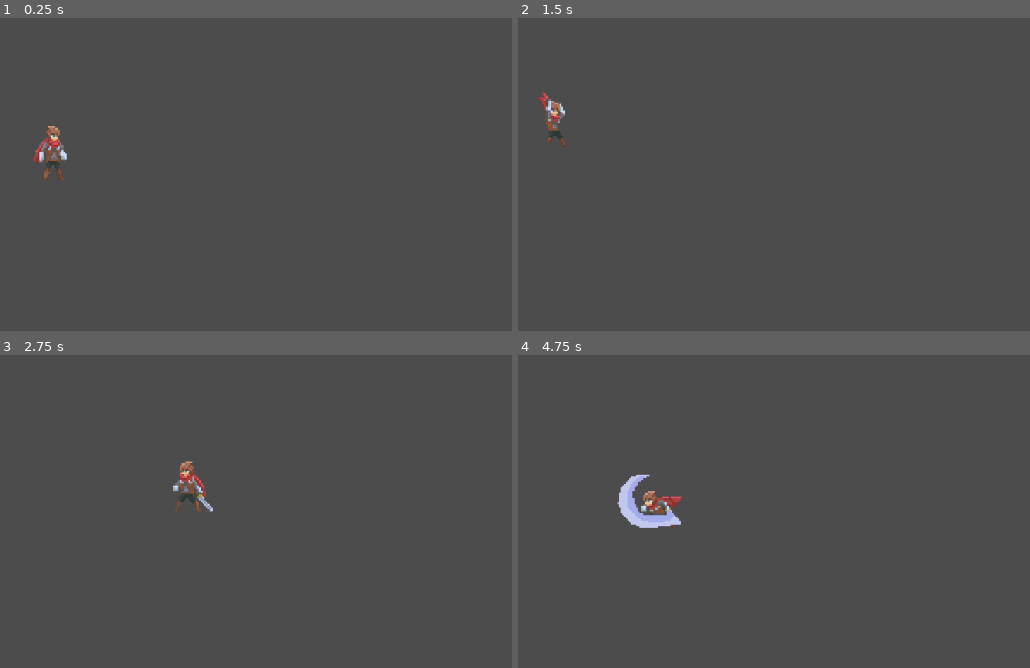
Above: before the commit, frames 1-4 (two rows, left to right).
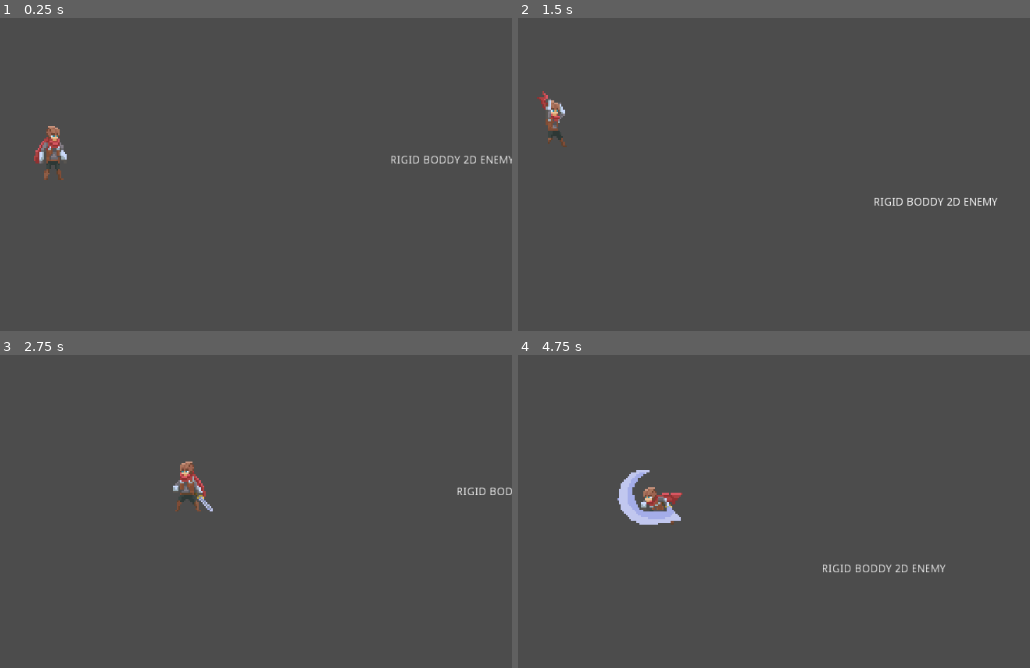
Above: after the commit, the same moments.

Repository: VicentGJ/ProyectoIP
Game: Godot game, scene res://scenes/world.tscn
The game is run twice, just before and just after one commit, with the same random seed, the same clock (stepped at 60 frames per second) and the same inputs. Before the commit the project starts from res://scenes/player.tscn.
Inputs (mouse positions are in pixels of both pictures, inside the frame that each line leads up to):
- Up to frame 1 (0.25 s): no input
- Up to frame 2 (1.5 s): move the mouse to (804, 121) at 0.52 s; hold Right (ui_right) from 0.53 s (still down); click (804, 121) at 0.6 s; tap Space (jump) at 0.77 s; tap Ctrl (slide) at 0.8, 1.35 s; move the mouse to (outside the picture) at 1.27 s
- Up to frame 3 (2.75 s): tap Space (jump) at 1.52 s; click (outside the picture) at 1.55 s; move the mouse to (194, 376) at 2.02 s; release Right (ui_right) at 2.03 s; hold Left (ui_left) from 2.03 s (still down); click (194, 376) at 2.1 s; tap Ctrl (slide) at 2.3 s
- Up to frame 4 (4.75 s): move the mouse to (589, 574) at 2.77 s; release Left (ui_left) at 2.78 s; hold Right (ui_right) 2.78-4.28 s; tap Ctrl (slide) at 2.85, 3.8, 4.35 s; tap Space (jump) at 3.02, 3.77, 4.52 s; click (589, 574) at 3.05 s; move the mouse to (871, 552) at 3.52 s; click (871, 552) at 3.6 s; move the mouse to (outside the picture) at 4.27 s; hold Left (ui_left) from 4.28 s (still down); click (outside the picture) at 4.55 s

The runs differ from the first frame. In frame 1, 0.4% of the frame differs, in the area x 7-100%, y 35-51%; in frame 2, 0.4%; in frame 3, 0.2%; in frame 4, 1.2%, in the area x 19-84%, y 36-70%.

Commit message:
separe el player como escena a parte para que los demas puedan trabajar con el
también el nodo donde están las colisiones y el "enemigo"
y la escena world donde están instanciados los dos

añadí funciones para el hurt y para el die, pero no están implementadas todavía

Diff:
--- a/project.godot
+++ b/project.godot
@@ -11,7 +11,7 @@
 [application]
 
 config/name="Ggj"
-run/main_scene="res://scenes/player.tscn"
+run/main_scene="res://scenes/world.tscn"
 config/icon="res://icon.png"
 
 [input]
--- a/scenes/Node2D.tscn
+++ /dev/null
@@ -1,91 +0,0 @@
-[gd_scene load_steps=9 format=2]
-
-[sub_resource type="RectangleShape2D" id=1]
-extents = Vector2( 1187.5, 18.5 )
-
-[sub_resource type="RectangleShape2D" id=2]
-extents = Vector2( 87, 33.75 )
-
-[sub_resource type="RectangleShape2D" id=3]
-extents = Vector2( 86.5, 17.5 )
-
-[sub_resource type="RectangleShape2D" id=4]
-extents = Vector2( 88, 20 )
-
-[sub_resource type="RectangleShape2D" id=8]
-extents = Vector2( 37.5, 165.25 )
-
-[sub_resource type="RectangleShape2D" id=6]
-extents = Vector2( 89.75, 13.5 )
-
-[sub_resource type="CapsuleShape2D" id=9]
-radius = 61.0
-height = 0.0
-
-[sub_resource type="RectangleShape2D" id=10]
-extents = Vector2( 134.5, 15 )
-
-[node name="Node2D" type="Node2D"]
-
-[node name="StaticBody2D" type="StaticBody2D" parent="."]
-collision_layer = 3
-collision_mask = 3
-
-[node name="CollisionShape2D" type="CollisionShape2D" parent="StaticBody2D"]
-position = Vector2( 543.5, 519 )
-shape = SubResource( 1 )
-
-[node name="StaticBody2D2" type="StaticBody2D" parent="."]
-collision_layer = 3
-collision_mask = 3
-
-[node name="CollisionShape2D" type="CollisionShape2D" parent="StaticBody2D2"]
-position = Vector2( 105, 466.75 )
-shape = SubResource( 2 )
-
-[node name="StaticBody2D3" type="StaticBody2D" parent="."]
-collision_layer = 3
-collision_mask = 3
-
-[node name="CollisionShape2D" type="CollisionShape2D" parent="StaticBody2D3"]
-position = Vector2( 357, 395 )
-shape = SubResource( 3 )
-
-[node name="StaticBody2D4" type="StaticBody2D" parent="."]
-collision_layer = 3
-collision_mask = 3
-
-[node name="CollisionShape2D" type="CollisionShape2D" parent="StaticBody2D4"]
-position = Vector2( 494, 328 )
-shape = SubResource( 4 )
-
-[node name="StaticBody2D5" type="StaticBody2D" parent="."]
-collision_layer = 3
-collision_mask = 3
-
-[node name="CollisionShape2D" type="CollisionShape2D" parent="StaticBody2D5"]
-position = Vector2( 963, 336.25 )
-shape = SubResource( 8 )
-
-[node name="StaticBody2D6" type="StaticBody2D" parent="."]
-collision_layer = 3
-collision_mask = 3
-
-[node name="CollisionShape2D" type="CollisionShape2D" parent="StaticBody2D6"]
-position = Vector2( 714.25, 338 )
-shape = SubResource( 6 )
-
-[node name="StaticBody2D7" type="RigidBody2D" parent="."]
-mode = 1
-
-[node name="CollisionShape2D" type="CollisionShape2D" parent="StaticBody2D7"]
-position = Vector2( 618, 476 )
-shape = SubResource( 9 )
-
-[node name="StaticBody2D8" type="StaticBody2D" parent="."]
-collision_layer = 3
-collision_mask = 3
-
-[node name="CollisionShape2D" type="CollisionShape2D" parent="StaticBody2D8"]
-position = Vector2( 869, 154 )
-shape = SubResource( 10 )
--- a/scenes/Player.gd
+++ b/scenes/Player.gd
@@ -4,8 +4,8 @@
 export (int) var jump_speed = -450
 export (int) var gravity = 900
 var velocity = Vector2()
+var state_machine
 var attack_counter = 1
-var state_machine
 var sliding = false
 var crouching = false
 var attacking = false
@@ -22,15 +22,16 @@
 	$Player_area.disabled = false                  #reactivar collision shape
 
 	speed = 200                                    #restaurar velocidad
+	gravity = 900
 
 	$Camera2D.set_v_offset(0)                         #restaurar camara en Y
 
 	set_collision_layer(1)                         #restaurar capa de collision del personaje
 	set_collision_mask(1)                          #restaurar mascara de collision del personaje
 
-#	$ray_to_climb.set_collision_mask(1)            #restaurar mascara de collision de los raycast
-#	$ray_to_climb_2.set_collision_mask(1)
-#	$ray_to_climb_3.set_collision_mask(1)
+	$ray_to_climb.set_collision_mask(1)            #restaurar mascara de collision de los raycast
+	$ray_to_climb_2.set_collision_mask(1)
+	$ray_to_climb_3.set_collision_mask(1)
 
 	if $Sprite.flip_h == false:                    #ajustar los raycast para el climb
 		$ray_to_climb.set_cast_to(Vector2(22,-33))
@@ -135,8 +136,9 @@
 	velocity.y = jump_speed
 	state_machine.travel("fall")
 func fall_animation():
-	state_machine.travel("fall")
-	falling = true
+	if not climbing:
+		state_machine.travel("fall")
+		falling = true
 func slide_animation():
 	if $slide_delay.get_time_left() == 0 and $attack_delay.get_time_left() == 0:
 		sliding = true
@@ -155,11 +157,19 @@
 	climbing = true
 	state_machine.travel("climb")
 	if not $Sprite.flip_h:
-		$Tween.interpolate_property(self,"position", position, Vector2(position.x+10, position.y-60), 0.3,Tween.TRANS_LINEAR)
+		$Tween.interpolate_property(self,"position", position, Vector2(position.x+10, position.y-60), 0.3)
 	elif $Sprite.flip_h:
 		$Tween.interpolate_property(self,"position", position, Vector2(position.x-10, position.y-60), 0.3,Tween.TRANS_LINEAR)
 	$Tween.start()
 	$Tween/Timer.start()
+
+func hurt_animation():
+#tween para cambiar el color del player a rojo con la transicion bouncy
+	pass
+func death_animation():
+	state_machine.travel("die")
+#	endgame and respawn to an especific location (tween can do it...or tweentoo ...i think)
+	pass
 
 func get_input():
 	velocity.x = 0
@@ -173,7 +183,7 @@
 	var slide = Input.is_action_just_pressed("slide")
 	var attack = Input.is_action_just_pressed("attack")
 
-	if not crouching and not sliding and not attacking and not looking_up:
+	if not crouching and not sliding and not attacking and not looking_up and not climbing:
 		restore_playerProperty()
 
 	if current_anim == "attack_1" or current_anim == "attack_2" or current_anim == "attack_3" or current_anim == "air_attack":
@@ -209,11 +219,10 @@
 				looking_up = true
 				if looking_up and $Camera2D/camera_timer.get_time_left() == 0 and $Camera2D.offset_v == 0:
 					$Camera2D/camera_timer.start()
-	elif  not sliding and not climbing and not $Tween.is_active():
+	elif  not sliding and not climbing:
 		fall_animation()
 		if falling and attack:
 			air_attack_animation()
-
 	if  not $ray_to_climb_3.is_colliding() and $ray_to_climb_2.is_colliding() and not $ray_to_climb.is_colliding() and (right or left) and not sliding:
 		climb_animation()
 
@@ -222,6 +231,7 @@
 	velocity.y += gravity * delta
 	velocity = move_and_slide(velocity, Vector2(0, -1))
 
+#------------------------------------------------------------conecctions
 func _on_sliding_timeout():
 	sliding = false
 	restore_playerProperty()
@@ -244,4 +254,4 @@
 		$Camera2D.offset_v = -0.5
 
 func _on_climb_timeout():
-	climbing= false
+	climbing = false
--- /dev/null
+++ b/scenes/area+enemy_testingNODE.tscn
@@ -0,0 +1,102 @@
+[gd_scene load_steps=9 format=2]
+
+[sub_resource type="RectangleShape2D" id=1]
+extents = Vector2( 1187.5, 18.5 )
+
+[sub_resource type="RectangleShape2D" id=2]
+extents = Vector2( 87, 33.75 )
+
+[sub_resource type="RectangleShape2D" id=3]
+extents = Vector2( 86.5, 17.5 )
+
+[sub_resource type="RectangleShape2D" id=4]
+extents = Vector2( 88, 20 )
+
+[sub_resource type="RectangleShape2D" id=8]
+extents = Vector2( 37.5, 165.25 )
+
+[sub_resource type="RectangleShape2D" id=6]
+extents = Vector2( 89.75, 13.5 )
+
+[sub_resource type="CapsuleShape2D" id=9]
+radius = 61.0
+height = 0.0
+
+[sub_resource type="RectangleShape2D" id=10]
+extents = Vector2( 134.5, 15 )
+
+[node name="Node2D" type="Node2D"]
+
+[node name="StaticBody2D" type="StaticBody2D" parent="." groups=["area"]]
+collision_layer = 3
+collision_mask = 3
+
+[node name="CollisionShape2D" type="CollisionShape2D" parent="StaticBody2D" groups=["area"]]
+position = Vector2( 543.5, 519 )
+shape = SubResource( 1 )
+
+[node name="StaticBody2D2" type="StaticBody2D" parent="." groups=["area"]]
+collision_layer = 3
+collision_mask = 3
+
+[node name="CollisionShape2D" type="CollisionShape2D" parent="StaticBody2D2" groups=["area"]]
+position = Vector2( 105, 466.75 )
+shape = SubResource( 2 )
+
+[node name="StaticBody2D3" type="StaticBody2D" parent="." groups=["area"]]
+collision_layer = 3
+collision_mask = 3
+
+[node name="CollisionShape2D" type="CollisionShape2D" parent="StaticBody2D3" groups=["area"]]
+position = Vector2( 357, 395 )
+shape = SubResource( 3 )
+
+[node name="StaticBody2D4" type="StaticBody2D" parent="." groups=["area"]]
+collision_layer = 3
+collision_mask = 3
+
+[node name="CollisionShape2D" type="CollisionShape2D" parent="StaticBody2D4" groups=["area"]]
+position = Vector2( 494, 328 )
+shape = SubResource( 4 )
+
+[node name="StaticBody2D5" type="StaticBody2D" parent="." groups=["area"]]
+collision_layer = 3
+collision_mask = 3
+
+[node name="CollisionShape2D" type="CollisionShape2D" parent="StaticBody2D5" groups=["area"]]
+position = Vector2( 963, 336.25 )
+shape = SubResource( 8 )
+
+[node name="StaticBody2D6" type="StaticBody2D" parent="." groups=["area"]]
+collision_layer = 3
+collision_mask = 3
+
+[node name="CollisionShape2D" type="CollisionShape2D" parent="StaticBody2D6" groups=["area"]]
+position = Vector2( 714.25, 338 )
+shape = SubResource( 6 )
+
+[node name="RIGID" type="RigidBody2D" parent="." groups=["enemy"]]
+mode = 1
+
+[node name="CollisionShape2D" type="CollisionShape2D" parent="RIGID" groups=["enemy"]]
+position = Vector2( 612, 471 )
+shape = SubResource( 9 )
+
+[node name="Label" type="Label" parent="RIGID" groups=["enemy"]]
+margin_left = 537.0
+margin_top = 402.0
+margin_right = 704.0
+margin_bottom = 433.0
+text = "RIGID BODDY 2D ENEMY
+"
+__meta__ = {
+"_edit_use_anchors_": false
+}
+
+[node name="StaticBody2D8" type="StaticBody2D" parent="." groups=["area"]]
+collision_layer = 3
+collision_mask = 3
+
+[node name="CollisionShape2D" type="CollisionShape2D" parent="StaticBody2D8" groups=["area"]]
+position = Vector2( 869, 155 )
+shape = SubResource( 10 )
--- a/scenes/player.tscn
+++ b/scenes/player.tscn
@@ -1,8 +1,7 @@
-[gd_scene load_steps=68 format=2]
+[gd_scene load_steps=71 format=2]
 
 [ext_resource path="res://scenes/Player.gd" type="Script" id=1]
 [ext_resource path="res://sprites/adventurer-Sheet.png" type="Texture" id=2]
-[ext_resource path="res://scenes/Node2D.tscn" type="PackedScene" id=74]
 
 [sub_resource type="RectangleShape2D" id=2]
 extents = Vector2( 19.5, 36 )
@@ -22,6 +21,23 @@
 "values": [ 0 ]
 }
 
+[sub_resource type="Animation" id=89]
+resource_name = "air_dash"
+length = 0.3
+loop = true
+tracks/0/type = "value"
+tracks/0/path = NodePath(".:frame")
+tracks/0/interp = 1
+tracks/0/loop_wrap = true
+tracks/0/imported = false
+tracks/0/enabled = true
+tracks/0/keys = {
+"times": PoolRealArray( 0, 0.1, 0.2 ),
+"transitions": PoolRealArray( 1, 1, 1 ),
+"update": 1,
+"values": [ 69, 70, 71 ]
+}
+
 [sub_resource type="Animation" id=4]
 resource_name = "attack_1"
 length = 0.512
@@ -265,6 +281,9 @@
 [sub_resource type="AnimationNodeAnimation" id=86]
 animation = "attack_2"
 
+[sub_resource type="AnimationNodeAnimation" id=90]
+animation = "air_dash"
+
 [sub_resource type="AnimationNodeAnimation" id=20]
 animation = "attack_1"
 
@@ -387,17 +406,23 @@
 switch_mode = 2
 auto_advance = true
 
+[sub_resource type="AnimationNodeStateMachineTransition" id=91]
+
+[sub_resource type="AnimationNodeStateMachineTransition" id=92]
+
 [sub_resource type="AnimationNodeStateMachine" id=18]
 states/air_attack/node = SubResource( 86 )
-states/air_attack/position = Vector2( -408.313, -124.856 )
+states/air_attack/position = Vector2( -408.313, -132.856 )
+states/air_dash/node = SubResource( 90 )
+states/air_dash/position = Vector2( -140.313, -314.783 )
 states/attack_1/node = SubResource( 20 )
-states/attack_1/position = Vector2( -408.313, -10.856 )
+states/attack_1/position = Vector2( -408.313, 213.513 )
 states/attack_2/node = SubResource( 21 )
-states/attack_2/position = Vector2( -535.313, 56.144 )
+states/attack_2/position = Vector2( -579.313, 213.513 )
 states/attack_3/node = SubResource( 22 )
-states/attack_3/position = Vector2( -556.313, 210.144 )
+states/attack_3/position = Vector2( -408.313, 31.144 )
 states/climb/node = SubResource( 23 )
-states/climb/position = Vector2( 59.687, -216.856 )
+states/climb/position = Vector2( 108.687, -314.783 )
 states/combo1/node = SubResource( 79 )
 states/combo1/position = Vector2( -715, 3.51302 )
 states/combo2/node = SubResource( 80 )
@@ -405,15 +430,15 @@
 states/combo3/node = SubResource( 81 )
 states/combo3/position = Vector2( -715, 144.144 )
 states/crouch/node = SubResource( 24 )
-states/crouch/position = Vector2( 172.687, 84.144 )
+states/crouch/position = Vector2( 284.687, 294.144 )
 states/die/node = SubResource( 25 )
-states/die/position = Vector2( -140.313, 106.144 )
+states/die/position = Vector2( -140.313, 294.144 )
 states/fall/node = SubResource( 26 )
-states/fall/position = Vector2( -327.313, -216.856 )
+states/fall/position = Vector2( -140.313, -132.856 )
 states/idle/node = SubResource( 27 )
-states/idle/position = Vector2( -140.313, 22.144 )
+states/idle/position = Vector2( -140.313, 31.144 )
 states/idle_sword/node = SubResource( 28 )
-states/idle_sword/position = Vector2( -389.876, 294.144 )
+states/idle_sword/position = Vector2( -408.313, 380.144 )
 states/in_corner/node = SubResource( 75 )
 states/in_corner/position = Vector2( -723.876, -114.856 )
 states/jump/node = SubResource( 69 )
@@ -421,13 +446,13 @@
 states/jump_2/node = SubResource( 31 )
 states/jump_2/position = Vector2( -723.876, -161.856 )
 states/run/node = SubResource( 32 )
-states/run/position = Vector2( 59.687, -80.856 )
+states/run/position = Vector2( 108.687, -49.856 )
 states/slide/node = SubResource( 33 )
-states/slide/position = Vector2( 190.687, -23.856 )
-transitions = [ "idle", "attack_1", SubResource( 34 ), "idle …(898 unchanged characters)…  "air_attack", "fall", SubResource( 88 ) ]
+states/slide/position = Vector2( 284.687, 31.144 )
+transitions = [ "idle", "attack_1", SubResource( 34 ), "idle …(898 unchanged characters)…  "air_attack", "fall", SubResource( 88 ), "fall", "air_dash", SubResource( 91 ), "air_dash", "fall", SubResource( 92 ) ]
 start_node = "idle"
 end_node = "die"
-graph_offset = Vector2( -849.162, -374.783 )
+graph_offset = Vector2( -849.162, -429.165 )
 
 [sub_resource type="AnimationNodeStateMachinePlayback" id=19]
 
@@ -437,28 +462,29 @@
 [sub_resource type="RectangleShape2D" id=68]
 extents = Vector2( 14.5, 7 )
 
-[node name="Node" type="Node"]
-
-[node name="player" type="KinematicBody2D" parent="."]
+[node name="player" type="KinematicBody2D" groups=["player"]]
 position = Vector2( 104, 360 )
 script = ExtResource( 1 )
 __meta__ = {
 "_edit_group_": true
 }
 
-[node name="Sprite" type="Sprite" parent="player"]
-scale = Vector2( 2.2, 2.36486 )
+[node name="Sprite" type="Sprite" parent="."]
+scale = Vector2( 2.2, 2.4 )
 texture = ExtResource( 2 )
 hframes = 7
 vframes = 11
-
-[node name="Player_area" type="CollisionShape2D" parent="player"]
+frame = 1
+
+[node name="Player_area" type="CollisionShape2D" parent="."]
+visible = false
 position = Vector2( 0.5, 6 )
 shape = SubResource( 2 )
 
-[node name="AnimationPlayer" type="AnimationPlayer" parent="player"]
+[node name="AnimationPlayer" type="AnimationPlayer" parent="."]
 root_node = NodePath("../Sprite")
 anims/RESET = SubResource( 3 )
+anims/air_dash = SubResource( 89 )
 anims/attack_1 = SubResource( 4 )
 anims/attack_2 = SubResource( 5 )
 anims/attack_3 = SubResource( 16 )
@@ -474,39 +500,39 @@
 anims/run = SubResource( 14 )
 anims/slide = SubResource( 15 )
 
-[node name="AnimationTree" type="AnimationTree" parent="player"]
+[node name="AnimationTree" type="AnimationTree" parent="."]
 tree_root = SubResource( 18 )
 anim_player = NodePath("../AnimationPlayer")
 active = true
 parameters/playback = SubResource( 19 )
 
-[node name="attack_delay" type="Timer" parent="player"]
+[node name="attack_delay" type="Timer" parent="."]
 one_shot = true
 
-[node name="sliding" type="Timer" parent="player"]
+[node name="sliding" type="Timer" parent="."]
 wait_time = 0.5
 one_shot = true
 
-[node name="slide_delay" type="Timer" parent="player"]
+[node name="slide_delay" type="Timer" parent="."]
 wait_time = 1.3
 one_shot = true
 
-[node name="ray_to_climb" type="RayCast2D" parent="player"]
+[node name="ray_to_climb" type="RayCast2D" parent="."]
 visible = false
 enabled = true
 cast_to = Vector2( 22, -33 )
 
-[node name="ray_to_climb_2" type="RayCast2D" parent="player"]
+[node name="ray_to_climb_2" type="RayCast2D" parent="."]
 visible = false
 enabled = true
 cast_to = Vector2( 22, -25 )
 
-[node name="ray_to_climb_3" type="RayCast2D" parent="player"]
+[node name="ray_to_climb_3" type="RayCast2D" parent="."]
 visible = false
 enabled = true
 cast_to = Vector2( 25, -70 )
 
-[node name="Camera2D" type="Camera2D" parent="player"]
+[node name="Camera2D" type="Camera2D" parent="."]
 position = Vector2( 1, 3 )
 current = true
 drag_margin_h_enabled = true
@@ -515,44 +541,42 @@
 drag_margin_top = 0.7
 drag_margin_bottom = 0.7
 
-[node name="camera_timer" type="Timer" parent="player/Camera2D"]
+[node name="camera_timer" type="Timer" parent="Camera2D"]
 wait_time = 0.8
 one_shot = true
 
-[node name="Area2D" type="Area2D" parent="player"]
-
-[node name="attack_area1" type="CollisionShape2D" parent="player/Area2D"]
+[node name="Area2D" type="Area2D" parent="."]
+visible = false
+
+[node name="attack_area1" type="CollisionShape2D" parent="Area2D"]
 position = Vector2( 37, -3 )
 shape = SubResource( 67 )
 disabled = true
 
-[node name="attack_area2" type="CollisionShape2D" parent="player/Area2D"]
+[node name="attack_area2" type="CollisionShape2D" parent="Area2D"]
 position = Vector2( 5, -37 )
 shape = SubResource( 68 )
 disabled = true
 
-[node name="attacking_1" type="Timer" parent="player/Area2D"]
+[node name="attacking_1" type="Timer" parent="Area2D"]
 wait_time = 0.7
 
-[node name="attacking_2" type="Timer" parent="player/Area2D"]
+[node name="attacking_2" type="Timer" parent="Area2D"]
 wait_time = 0.4
 
-[node name="attacking_3" type="Timer" parent="player/Area2D"]
+[node name="attacking_3" type="Timer" parent="Area2D"]
 wait_time = 0.7
 
-[node name="Tween" type="Tween" parent="player"]
-
-[node name="Timer" type="Timer" parent="player/Tween"]
+[node name="Tween" type="Tween" parent="."]
+
+[node name="Timer" type="Timer" parent="Tween"]
 wait_time = 0.3
 
-[node name="Node2D" parent="." instance=ExtResource( 74 )]
-position = Vector2( -1, -18 )
-
-[connection signal="timeout" from="player/attack_delay" to="player" method="_on_attack_delay_timeout"]
-[connection signal="timeout" from="player/sliding" to="player" method="_on_sliding_timeout"]
-[connection signal="timeout" from="player/slide_delay" to="player" method="_on_slide_delay_timeout"]
-[connection signal="timeout" from="player/Camera2D/camera_timer" to="player" method="_on_camera_timer_timeout"]
-[connection signal="timeout" from="player/Area2D/attacking_1" to="player" method="_on_attacking_1_timeout"]
-[connection signal="timeout" from="player/Area2D/attacking_2" to="player" method="_on_attacking_2_timeout"]
-[connection signal="timeout" from="player/Area2D/attacking_3" to="player" method="_on_attacking_3_timeout"]
-[connection signal="timeout" from="player/Tween/Timer" to="player" method="_on_climb_timeout"]
+[connection signal="timeout" from="attack_delay" to="." method="_on_attack_delay_timeout"]
+[connection signal="timeout" from="sliding" to="." method="_on_sliding_timeout"]
+[connection signal="timeout" from="slide_delay" to="." method="_on_slide_delay_timeout"]
+[connection signal="timeout" from="Camera2D/camera_timer" to="." method="_on_camera_timer_timeout"]
+[connection signal="timeout" from="Area2D/attacking_1" to="." method="_on_attacking_1_timeout"]
+[connection signal="timeout" from="Area2D/attacking_2" to="." method="_on_attacking_2_timeout"]
+[connection signal="timeout" from="Area2D/attacking_3" to="." method="_on_attacking_3_timeout"]
+[connection signal="timeout" from="Tween/Timer" to="." method="_on_climb_timeout"]
--- /dev/null
+++ b/scenes/world.tscn
@@ -0,0 +1,21 @@
+[gd_scene load_steps=4 format=2]
+
+[ext_resource path="res://scenes/player.tscn" type="PackedScene" id=1]
+[ext_resource path="res://scenes/area+enemy_testingNODE.tscn" type="PackedScene" id=74]
+
+[sub_resource type="AnimationNodeStateMachinePlayback" id=1]
+
+[node name="Node" type="Node"]
+
+[node name="player" parent="." instance=ExtResource( 1 )]
+
+[node name="Sprite" parent="player" index="0"]
+frame = 0
+
+[node name="AnimationTree" parent="player" index="3"]
+parameters/playback = SubResource( 1 )
+
+[node name="Node2D" parent="." instance=ExtResource( 74 )]
+position = Vector2( -1, -18 )
+
+[editable path="player"]
